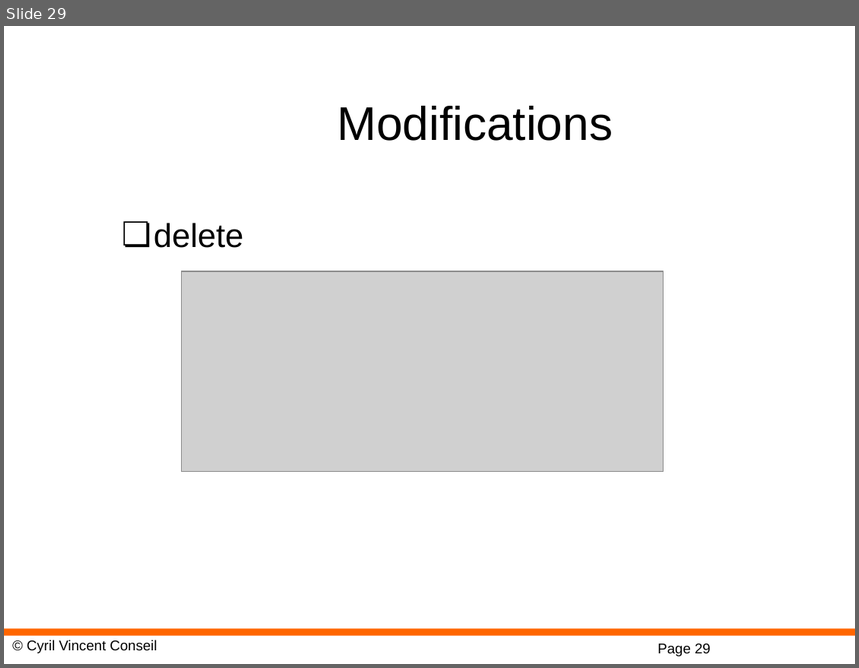
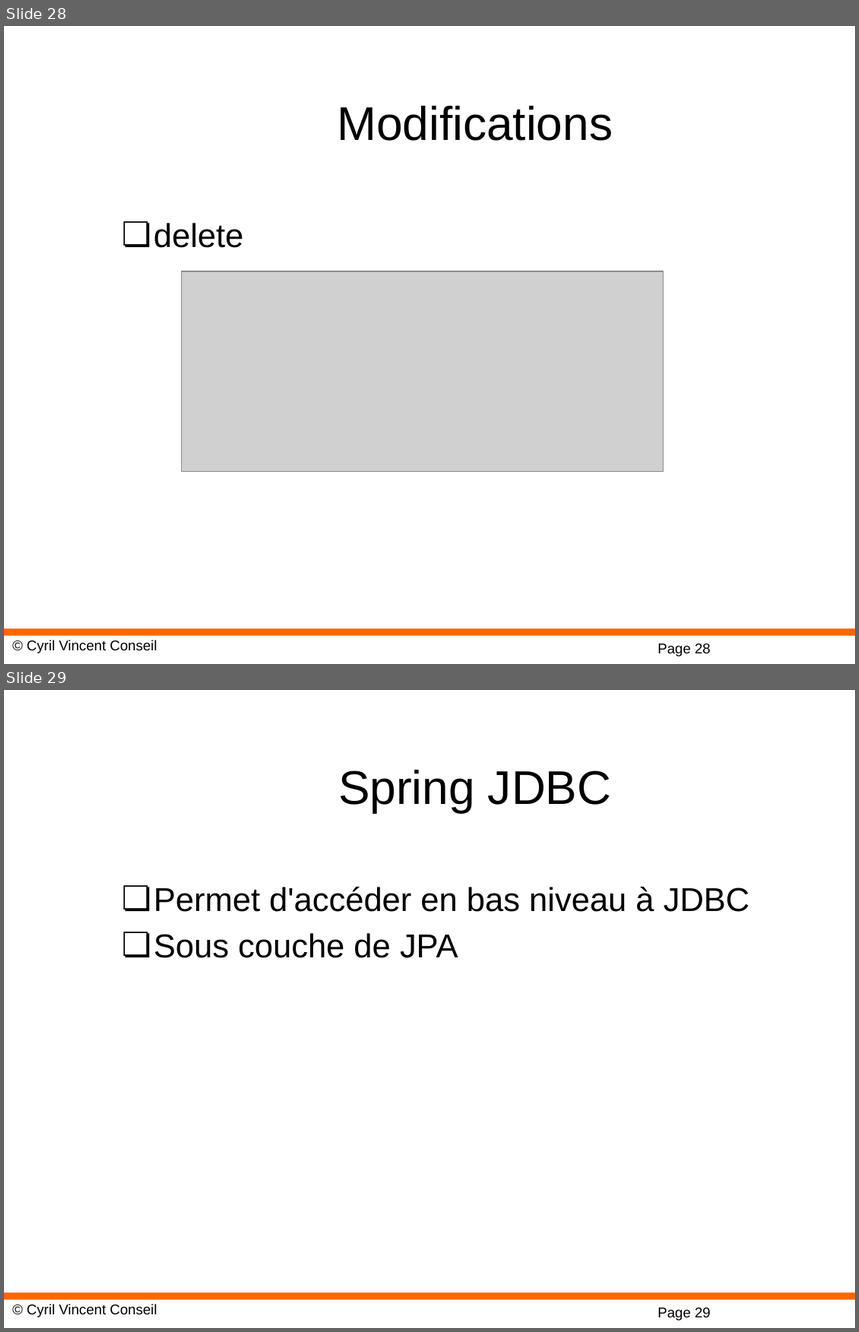
Before and after one commit to cyrilvincent/spring, a slide deck: ppt/Spring-07-SpringJPASQL.pptx. Shown one above the other, each under a label of ours: slide 29 before the commit, slides 28 and 29 after it. The pictures are 859x668 and 859x1332 pixels, drawn with LibreOffice and Linux fonts; fonts in the diff are those of the drawing; grey boxes stand for pictures; background and template pictures are left out. Boxes give left, top, right and bottom in pixels: in the first picture for what was removed or moved away, otherwise in the second. Text is boxed around its words. In the diff, an @@ line names an element or a change of style, - is before the commit and + after.

```diff
--- a/ppt/Spring-07-SpringJPASQL.pptx
+++ b/ppt/Spring-07-SpringJPASQL.pptx
@@ slide 29 added at [4,690,855,1328], background #FFFFFF; not listed: 3 template elements that a slide beside it also shows @@
@@ title added at [338,770,611,813], 40 pt, text #000000 @@
+Spring JDBC
@@ text added at [154,887,750,958], 28 pt, text #000000 @@
+❏ Permet d'accéder en bas niveau à JDBC
+❏ Sous couche de JPA
@@ what was slide 29 is now slide 28 @@
@@ page number at [658,644,711,657]: text changed @@
-Page 29
+Page 28
```
Also in this commit, not shown: 2 other slides added, 7 other files.
